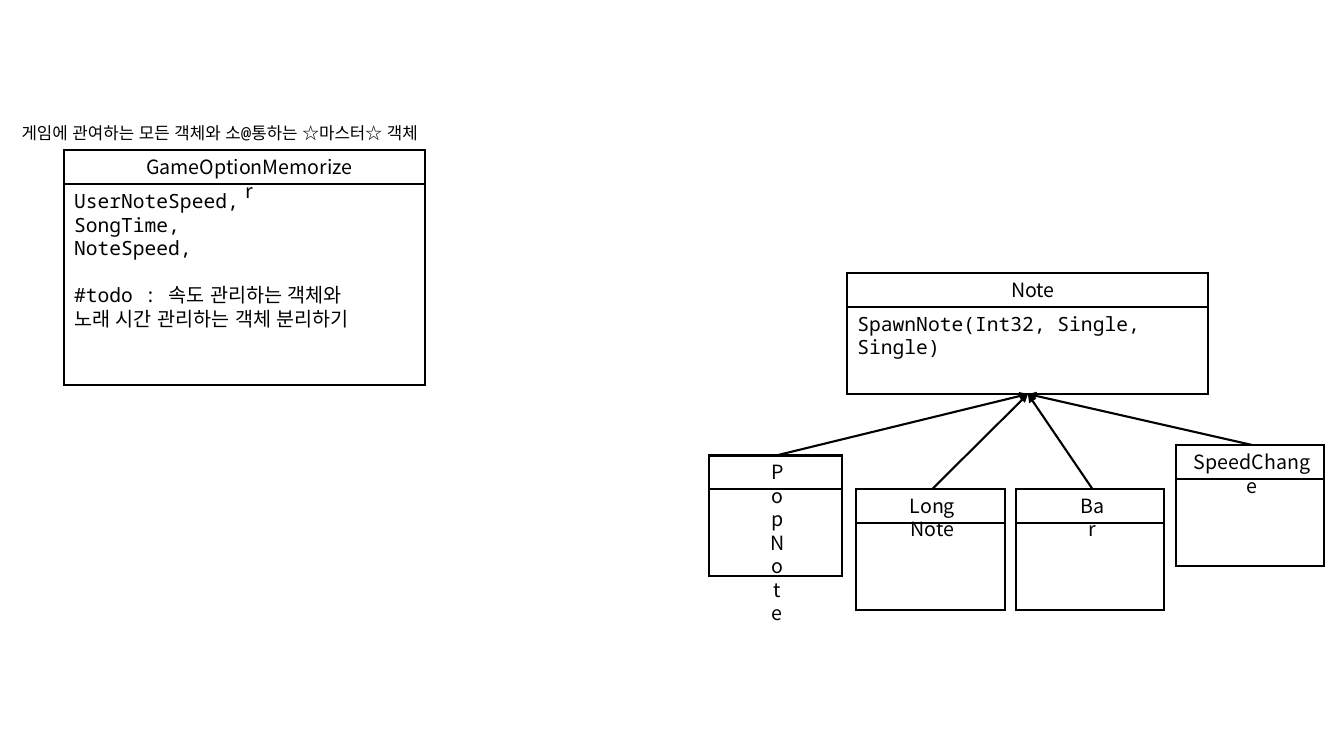
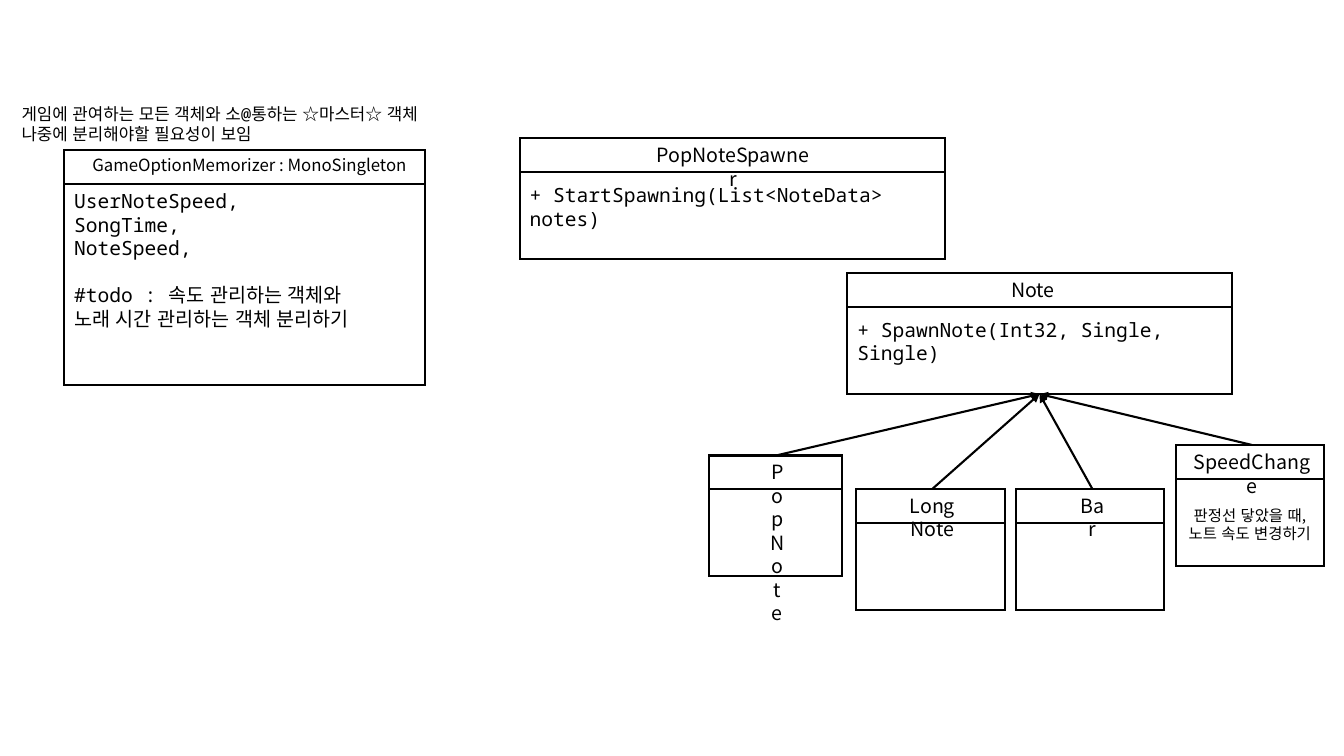
Before and after one commit to s53809/popn, a slide deck: slide 1 of Structure.pptx. Drawn at 1344x756 pixels with LibreOffice and Linux fonts; fonts in the diff are those of the drawing. Boxes give left, top, right and bottom in pixels: in the first picture for what was removed or moved away, otherwise in the second. Text is boxed around its words. In the diff, an @@ line names an element or a change of style, - is before the commit and + after.

Commit message:
08/11 : 노트 생성 시스템 제작

```diff
--- a/Structure.pptx
+++ b/Structure.pptx
@@ text "게임에 관여하는 모든 객체와 소@통하는 ...": place and size @@
-text "게임에 관여하는 모든 객체와 소@통하는 ..." at <box>22,125,418,141</box>
+text "게임에 관여하는 모든 객체와 소@통하는 ..." at <box>22,106,418,142</box>
@@ text at <box>22,126,252,142</box>: paragraph added @@
+나중에 분리해야할 필요성이 보임
@@ text at <box>92,157,407,175</box>: text changed; size 14 to 12 pt @@
-GameOptionMemorizer
+GameOptionMemorizer : MonoSingleton
@@ group added at <box>520,138,946,259</box>: 2 texts, 1 rectangle, 1 line @@
+PopNoteSpawner
++ StartSpawning(List<NoteData> notes)
@@ rectangle: place and size @@
-rectangle at <box>848,273,1209,394</box>
+rectangle at <box>848,273,1232,394</box>
@@ line moved from (848, 307) - (1209, 307) to (848, 307) - (1232, 307) @@
@@ text at <box>857,322,1163,365</box>: text changed @@
-SpawnNote(Int32, Single, Single)
++ SpawnNote(Int32, Single, Single)
@@ arrow moved from (777, 456) - (1028, 394) to (777, 456) - (1040, 394) @@
@@ arrow moved from (933, 489) - (1028, 394) to (933, 489) - (1040, 394) @@
@@ arrow moved from (1252, 445) - (1028, 394) to (1252, 445) - (1040, 394) @@
@@ arrow moved from (1093, 489) - (1028, 394) to (1093, 489) - (1040, 394) @@
@@ text in rectangle at <box>1189,508,1311,541</box>: text added @@
+판정선 닿았을 때, 노트 속도 변경하기
```
Also in this commit, not shown: 1 slide added, 1 other file.
